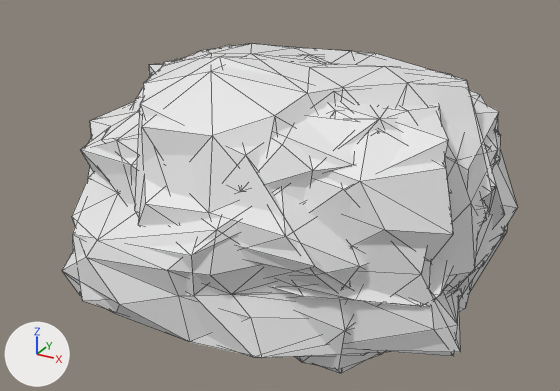
The glTF model frontend/public/oth/desert/stones.glb: old version first, new version second.
Both versions are drawn from a 50 mm lens placed at (0.833, -1.619, 0.727), pointed at (-0.033, -0.046, -0.059). Arrows for +X, +Y and +Z are at lower left; the lights stay in place. The first picture is the older version. Mesh edges are drawn as thin lines.

The scene before the commit, as lines of its bpy script (objects in view):
```python
me_stone_1_1 = bpy.data.meshes.new('stone_1_1')
me_stone_1_1.from_pydata(...)  # 32 vertices, 60 faces; spans x -0.494..0.475, y -0.482..0.486, z -0.251..0.248
me_stone_3_0 = bpy.data.meshes.new('stone_3_0')
me_stone_3_0.from_pydata(...)  # 130 vertices, 256 faces; spans x -0.503..0.502, y -0.392..0.39, z -0.112..0.113
me_stone_5_0 = bpy.data.meshes.new('stone_5_0')
me_stone_5_0.from_pydata(...)  # 130 vertices, 256 faces; spans x -0.503..0.509, y -0.43..0.434, z -0.306..0.309
ob_stone_1_1 = bpy.data.objects.new('stone_1_1', me_stone_1_1)
ob_stone_1_1.location = (0.0, 0.0, 0.0)
ob_stone_3_0 = bpy.data.objects.new('stone_3_0', me_stone_3_0)
ob_stone_3_0.location = (0.0, 0.0, 0.0)
ob_stone_5_0 = bpy.data.objects.new('stone_5_0', me_stone_5_0)
ob_stone_5_0.location = (0.0, 0.0, 0.0)
# also in view: 'stone_0_0' at (-0.003, 0.002, -0.002); 'stone_3_1' at (0.0, 0.005, 0.002); 'stone_1_0' at (0.007, 0.001, 0.0); 'stone_4_1' at (-0.014, 0.002, -0.001); 'stone_2_1' at (0.002, 0.007, -0.003)
```
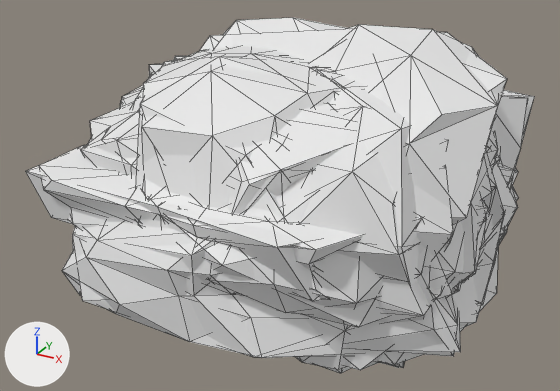
The change in detail:
Mesh me_stone_11_1 is new.
It has 32 vertices, 60 faces and spans x -0.502..0.498, y -0.451..0.419, z -0.279..0.282.
Mesh me_stone_11_0 is new.
It has 130 vertices, 256 faces and spans x -0.502..0.504, y -0.439..0.431, z -0.284..0.286.
Mesh me_stone_10_1 is new.
It has 32 vertices, 60 faces and spans x -0.518..0.493, y -0.308..0.309, z -0.368..0.372.
Mesh me_stone_10_0 is new.
It has 130 vertices, 256 faces and spans x -0.502..0.499, y -0.313..0.311, z -0.378..0.38.
Mesh me_stone_9_1 is new.
It has 32 vertices, 60 faces and spans x -0.512..0.485, y -0.479..0.468, z -0.088..0.091.
Mesh me_stone_9_0 is new.
It has 130 vertices, 256 faces and spans x -0.502..0.497, y -0.459..0.471, z -0.089..0.09.
Mesh me_stone_8_1 is new.
It has 32 vertices, 60 faces and spans x -0.499..0.501, y -0.296..0.299, z -0.25..0.253.
Mesh me_stone_8_0 is new.
It has 130 vertices, 256 faces and spans x -0.501..0.502, y -0.309..0.307, z -0.253..0.252.
Mesh me_stone_7_1 is new.
It has 32 vertices, 60 faces and spans x -0.484..0.478, y -0.477..0.477, z -0.184..0.186.
Mesh me_stone_7_0 is new.
It has 130 vertices, 256 faces and spans x -0.497..0.493, y -0.458..0.462, z -0.183..0.187.
Mesh me_stone_6_1 is new.
It has 32 vertices, 60 faces and spans x -0.499..0.492, y -0.419..0.403, z -0.288..0.285.
Mesh me_stone_6_0 is new.
It has 130 vertices, 256 faces and spans x -0.504..0.501, y -0.422..0.423, z -0.293..0.293.
Object 'stone_11_1' (ob_stone_11_1) is new; it shows me_stone_11_1.
Its location is (0.0, 0.0, 0.0).
Object 'stone_11_0' (ob_stone_11_0) is new; it shows me_stone_11_0.
Its location is (0.0, 0.0, 0.0).
Object 'stone_10_1' (ob_stone_10_1) is new; it shows me_stone_10_1.
Its location is (0.0, 0.0, 0.0).
Object 'stone_10_0' (ob_stone_10_0) is new; it shows me_stone_10_0.
Its location is (0.0, 0.0, 0.0).
Object 'stone_9_1' (ob_stone_9_1) is new; it shows me_stone_9_1.
Its location is (0.0, 0.0, 0.0).
Object 'stone_9_0' (ob_stone_9_0) is new; it shows me_stone_9_0.
Its location is (0.0, 0.0, 0.0).
Object 'stone_8_1' (ob_stone_8_1) is new; it shows me_stone_8_1.
Its location is (0.0, 0.0, 0.0).
Object 'stone_8_0' (ob_stone_8_0) is new; it shows me_stone_8_0.
Its location is (0.0, 0.0, 0.0).
Object 'stone_7_1' (ob_stone_7_1) is new; it shows me_stone_7_1.
Its location is (0.0, 0.0, 0.0).
Object 'stone_7_0' (ob_stone_7_0) is new; it shows me_stone_7_0.
Its location is (0.0, 0.0, 0.0).
Object 'stone_6_1' (ob_stone_6_1) is new; it shows me_stone_6_1.
Its location is (0.0, 0.0, 0.0).
Object 'stone_6_0' (ob_stone_6_0) is new; it shows me_stone_6_0.
Its location is (0.0, 0.0, 0.0).

Boxes (x1, y1, x2, y2) around the edits, measured in the pictures (560 x 391 px):
'stone_10_0', added
    after: (213, 18, 498, 368)
'stone_6_0', added
    after: (300, 69, 513, 365)
'stone_9_0', added
    after: (39, 145, 518, 293)
'stone_6_1', added (mostly hidden)
    after: (174, 56, 499, 370)
'stone_7_0', added
    after: (124, 174, 486, 315)
'stone_9_1', added
    after: (26, 166, 321, 301)
'stone_11_0', added (mostly hidden)
    after: (122, 85, 518, 277)
'stone_10_1', added (mostly hidden)
    after: (199, 29, 507, 368)
'stone_7_1', added (mostly hidden)
    after: (142, 191, 461, 327)
'stone_8_0', added
    after: (475, 96, 528, 314)
'stone_11_1', added (mostly hidden)
    after: (120, 93, 513, 214)
'stone_8_1', added (mostly hidden)
    after: (473, 90, 535, 305)
'stone_0_0', unchanged, covered by the edit
    both: (175, 58, 458, 357)
'stone_0_1', unchanged, covered by the edit
    both: (149, 64, 461, 352)
'stone_2_0', unchanged, covered by the edit
    before: (133, 55, 507, 293)
    after: (133, 96, 507, 282)
'stone_2_1', unchanged, covered by the edit
    before: (276, 120, 518, 300)
    after: (276, 131, 518, 229)
